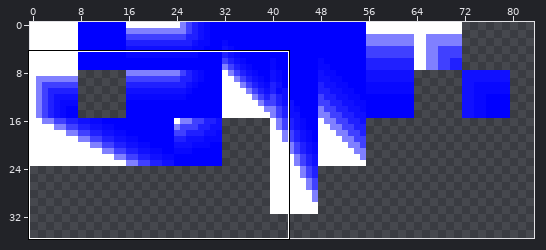
A pixel-art file gets an edit: Tilesets/lighting.aseprite. Above, an overview of the earlier version with the close-up marked.
Close-up. Before:
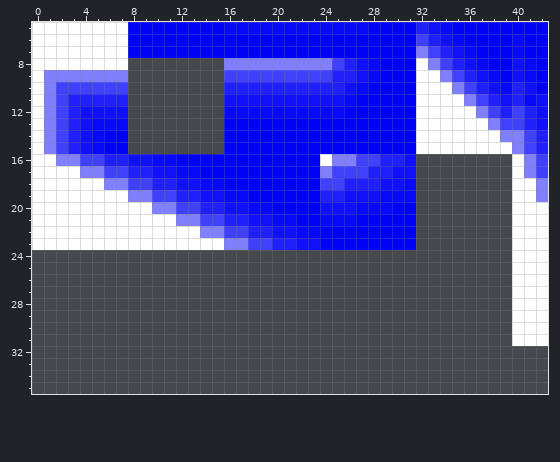
128x128 pixels, 1 frame. Colours within 5 levels of each other are drawn and written as one. Shown: x 0..42, y 5..35. The wide view leaves out empty margins.
And afterwards:
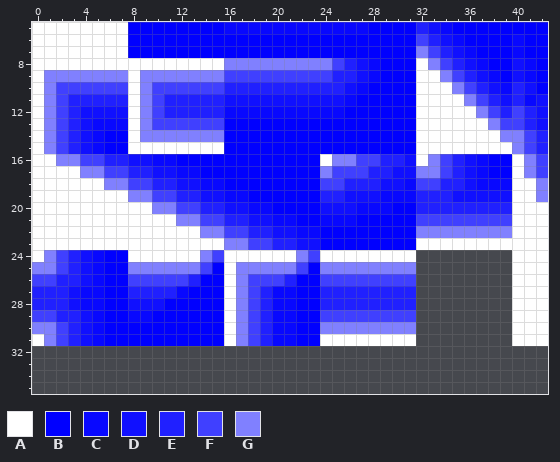
Palette (. is transparent): A #ffffff  B #0000ff  C #0808ff  D #1010ff  E #2020ff  F #4040ff  G #8080ff
Change:
@@ x 0..42 @@
  7 AAAAAAAABBBBBBBBBBBBBBBBBBBBBBBBGFEDCBBBCBB
- 8 AAAAAAAA........GGGGGGGGGFEDCBBBAGFEDCBBDCB
- 9 AGGGGGGG........FFFFFFFFFEEDCBBBAAGFEDCBDCB
-10 AGFFFFFF........EEEEEEEEEEDCBBBBAAAGFEDCEDB
-11 AGFEEEEE........DDDDDDDDDDCBBBBBAAAAGFEDECD
-12 AGFEDDDD........CCCCCCCCCCBBBBBBAAAAAGFEFED
-13 AGFEDCCC........BBBBBBBBBBBBBBBBAAAAAAGFFED
-14 AGFEDCBB........BBBBBBBBBBBBBBBBAAAAAAAGGFE
-15 AGFEDCBB........BBBBBBBBBBBBBBBBAAAAAAAAGFE
-16 AAGGFFEEDDCCBBBBBBBBBBBBAGGFFEED........AGF
-17 AAAAGGFFEEDDCCBBBBBBBBBBGFFFEEDD........AGF
-18 AAAAAAGGFFEEDDCCBBBBBBBBFFEEEDDC........AAG
-19 AAAAAAAAGGFFEEDDCCBBBBBBEEDDDCCC........AAG
-20 AAAAAAAAAAGGFFEEDDCCBBBBDDDCCCBB........AAA
-21 AAAAAAAAAAAAGGFFEEDDCCBBCCCBBBBB........AAA
-22 AAAAAAAAAAAAAAGGFFEEDDCCBBBBBBBB........AAA
-23 AAAAAAAAAAAAAAAAGGFFEEDDBBBBBBBB........AAA
-24 ........................................AAA
-25 ........................................AAA
-26 ........................................AAA
-27 ........................................AAA
-28 ........................................AAA
-29 ........................................AAA
-30 ........................................AAA
-31 ........................................AAA
+ 8 AAAAAAAAAAAAAAAAGGGGGGGGGFEDCBBBAGFEDCBBDCB
+ 9 AGGGGGGGAGGGGGGGFFFFFFFFFEEDCBBBAAGFEDCBDCB
+10 AGFFFFFFAGFFFFFFEEEEEEEEEEDCBBBBAAAGFEDCEDB
+11 AGFEEEEEAGFEEEEEDDDDDDDDDDCBBBBBAAAAGFEDECD
+12 AGFEDDDDAGFEEEEECCCCCCCCCCBBBBBBAAAAAGFEFED
+13 AGFEDCCCAGFFFFFFBBBBBBBBBBBBBBBBAAAAAAGFFED
+14 AGFEDCBBAGGGGGGGBBBBBBBBBBBBBBBBAAAAAAAGGFE
+15 AGFEDCBBAAAAAAAABBBBBBBBBBBBBBBBAAAAAAAAGFE
+16 AAGGFFEEDDCCBBBBBBBBBBBBAGGFFEEDAGFEDCBBAGF
+17 AAAAGGFFEEDDCCBBBBBBBBBBGFFFEEDDGGFEDCBBAGF
+18 AAAAAAGGFFEEDDCCBBBBBBBBFFEEEDDCFFEEDCCCAAG
+19 AAAAAAAAGGFFEEDDCCBBBBBBEEDDDCCCEEEDDDDDAAG
+20 AAAAAAAAAAGGFFEEDDCCBBBBDDDCCCBBEEEEEEEEAAA
+21 AAAAAAAAAAAAGGFFEEDDCCBBCCCBBBBBFFFFFFFFAAA
+22 AAAAAAAAAAAAAAGGFFEEDDCCBBBBBBBBGGGGGGGGAAA
+23 AAAAAAAAAAAAAAAAGGFFEEDDBBBBBBBBAAAAAAAAAAA
+24 AGFEDCBBAAAAAAGFAAAAAAGFAAAAAAAA........AAA
+25 GGFEDCBBGGGGGGFBAGGGGGFBGGGGGGGG........AAA
+26 FFEEDCBBFFFFFEBBAGFFFEBBFFFFFFFF........AAA
+27 EEEDCCBBEEEECBBBAGFECCBBEEEEEEEE........AAA
+28 EEEDCCBBDDDBBBBBAGFECCBBEEEEEEEE........AAA
+29 FFEEDCBBCCBBBBBBAGFECCBBFFFFFFFF........AAA
+30 GGFEDCBBBBBBBBBBAGFECCBBGGGGGGGG........AAA
+31 AGFEDCBBBBBBBBBBAGFECCBBAAAAAAAA........AAA
 32 ...........................................
